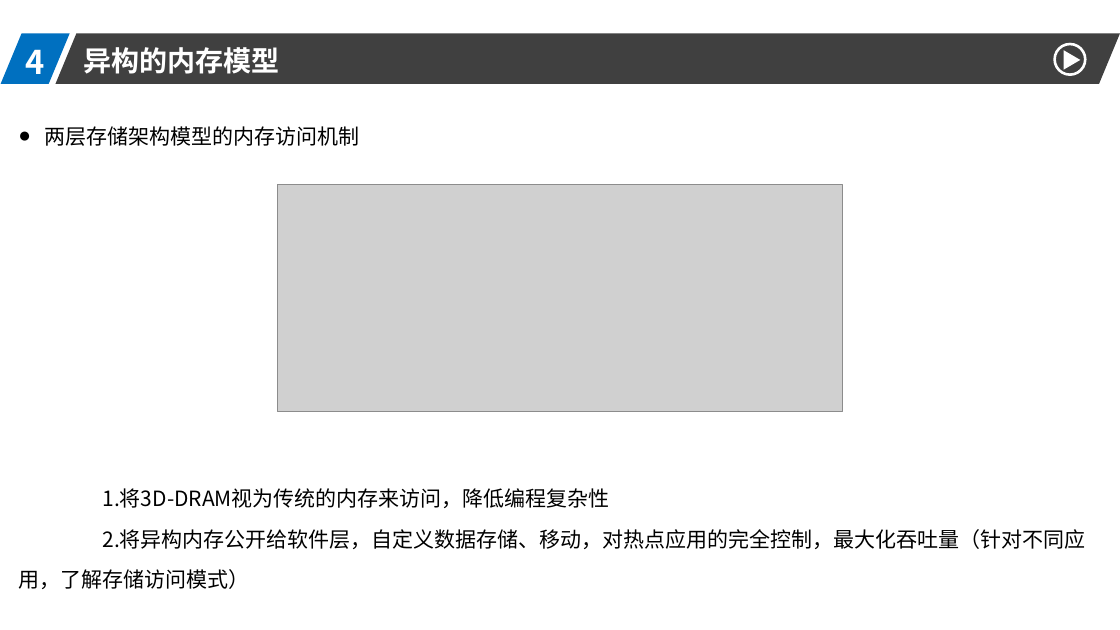
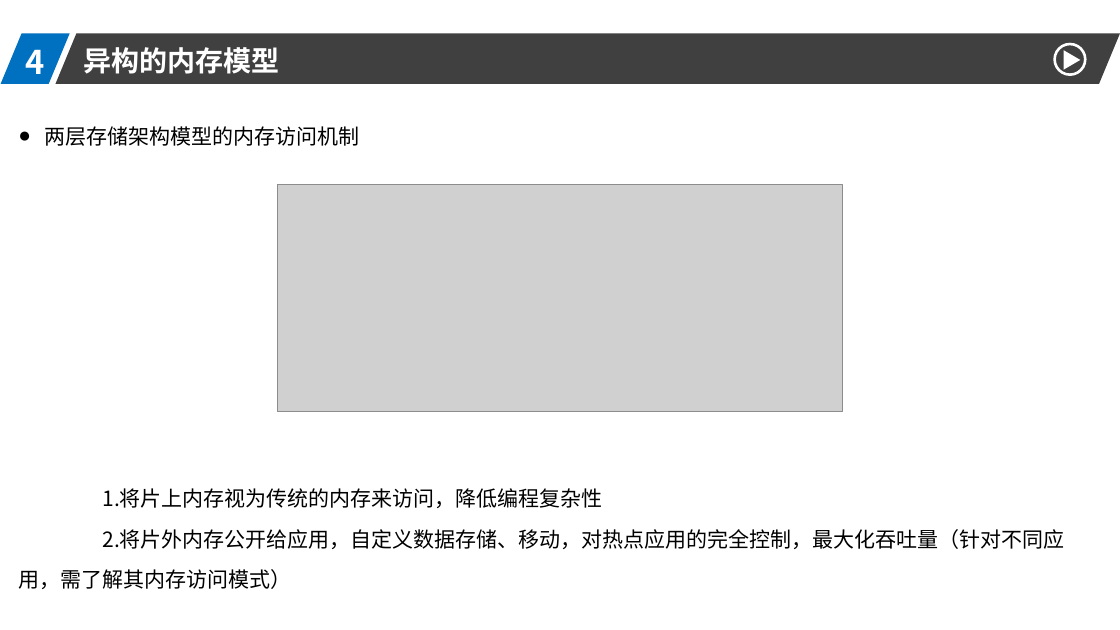
Before and after one commit to DO-MINATOR/buaa, a slide deck: slide 15 of 高性能计算机/高性能.pptx. Drawn at 1120x630 pixels with LibreOffice and Linux fonts; fonts in the diff are those of the drawing; grey boxes stand for pictures. Boxes give left, top, right and bottom in pixels: in the first picture for what was removed or moved away, otherwise in the second. Text is boxed around its words. In the diff, an @@ line names an element or a change of style, - is before the commit and + after.

```diff
--- a/高性能计算机/高性能.pptx
+++ b/高性能计算机/高性能.pptx
@@ text at [18,488,1064,589]: text changed @@
-1.将3D-DRAM视为传统的内存来访问，降低编程复杂性
-2.将异构内存公开给软件层，自定义数据存储、移动，对热点应用的完全控制，最大化吞吐量（针对不同应用，了解存储访问模式）
+1.将片上内存视为传统的内存来访问，降低编程复杂性
+2.将片外内存公开给应用，自定义数据存储、移动，对热点应用的完全控制，最大化吞吐量（针对不同应用，需了解其内存访问模式）
```
Also in this commit, not shown: 8 other slides changed.
